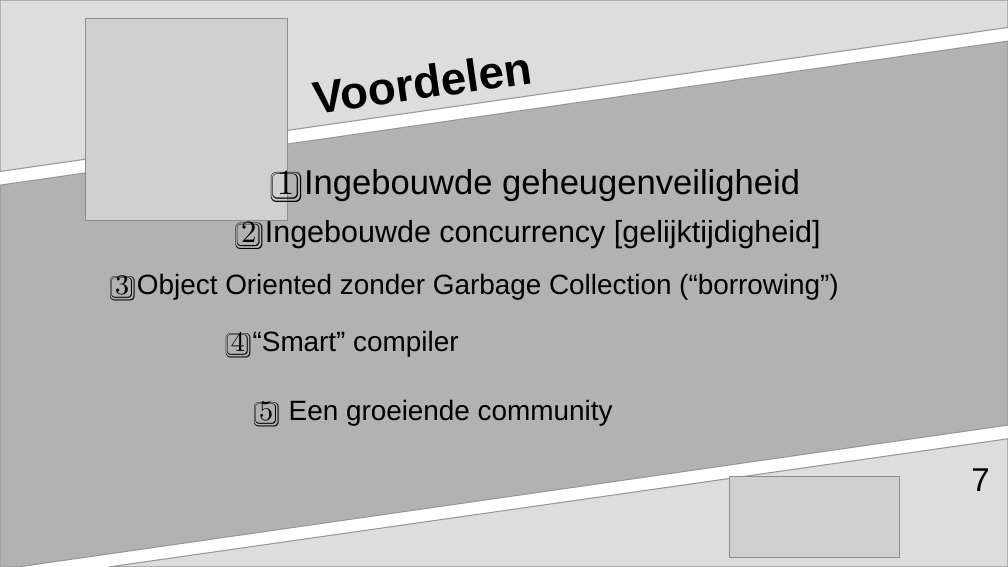
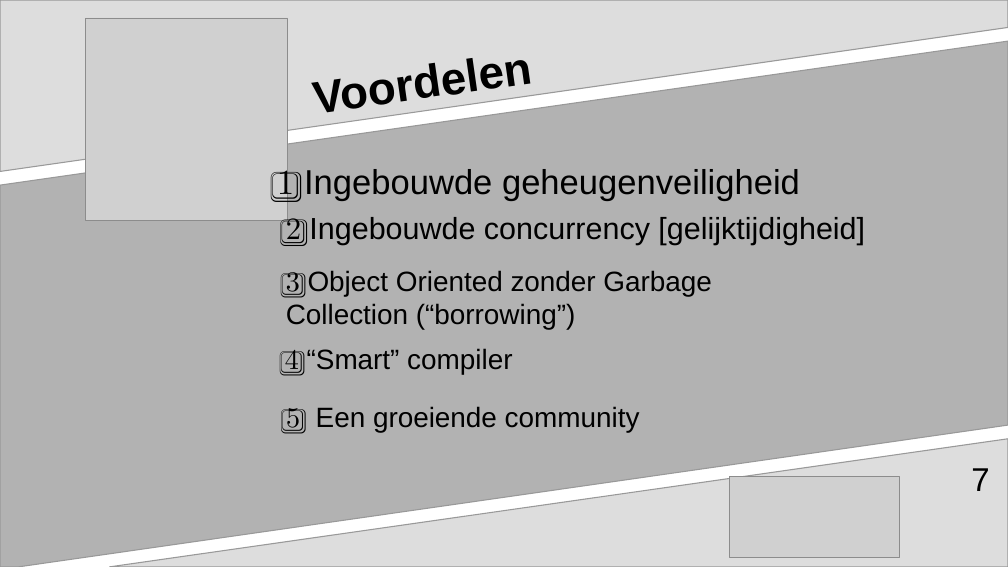
Before and after one commit to aventinesolutions/awsvsgcp-channel, a slide deck: slide 7 of ep002-Rust_in_Cloud_Native/ep002-Rust_in_Cloud_Native.odp. Drawn at 1008x567 pixels with LibreOffice and Linux fonts; fonts in the diff are those of the drawing; grey boxes stand for pictures. Boxes give left, top, right and bottom in pixels: in the first picture for what was removed or moved away, otherwise in the second. Text is boxed around its words. In the diff, an @@ line names an element or a change of style, - is before the commit and + after.

```diff
--- a/ep002-Rust_in_Cloud_Native/ep002-Rust_in_Cloud_Native.odp
+++ b/ep002-Rust_in_Cloud_Native/ep002-Rust_in_Cloud_Native.odp
@@ text "2️⃣ Ingebouwde concurrency [gelijktijdigheid]": place and size @@
-text "2️⃣ Ingebouwde concurrency [gelijktijdigheid]" at [241,220,821,249]
+text "2️⃣ Ingebouwde concurrency [gelijktijdigheid]" at [286,217,865,246]
@@ alignment justified to left; less space between paragraphs in 5 elements at [277,169,800,202], [286,406,640,434], [286,217,865,246], [285,348,512,376], [286,270,711,329] @@
@@ text "3️⃣ Object Oriented zonder Garbage ...": place and size @@
-text "3️⃣ Object Oriented zonder Garbage ..." at [115,273,839,301]
+text "3️⃣ Object Oriented zonder Garbage ..." at [286,270,711,329]
@@ text "4️⃣ “Smart” compiler": place and size @@
-text "4️⃣ “Smart” compiler" at [231,330,458,358]
+text "4️⃣ “Smart” compiler" at [285,348,512,376]
@@ text "5️⃣ Een groeiende community": place and size @@
-text "5️⃣ Een groeiende community" at [259,399,613,427]
+text "5️⃣ Een groeiende community" at [286,406,640,434]
```
Also in this commit, not shown: 5 other slides changed, 1 slide added, 1 slide removed, 8 other files.
